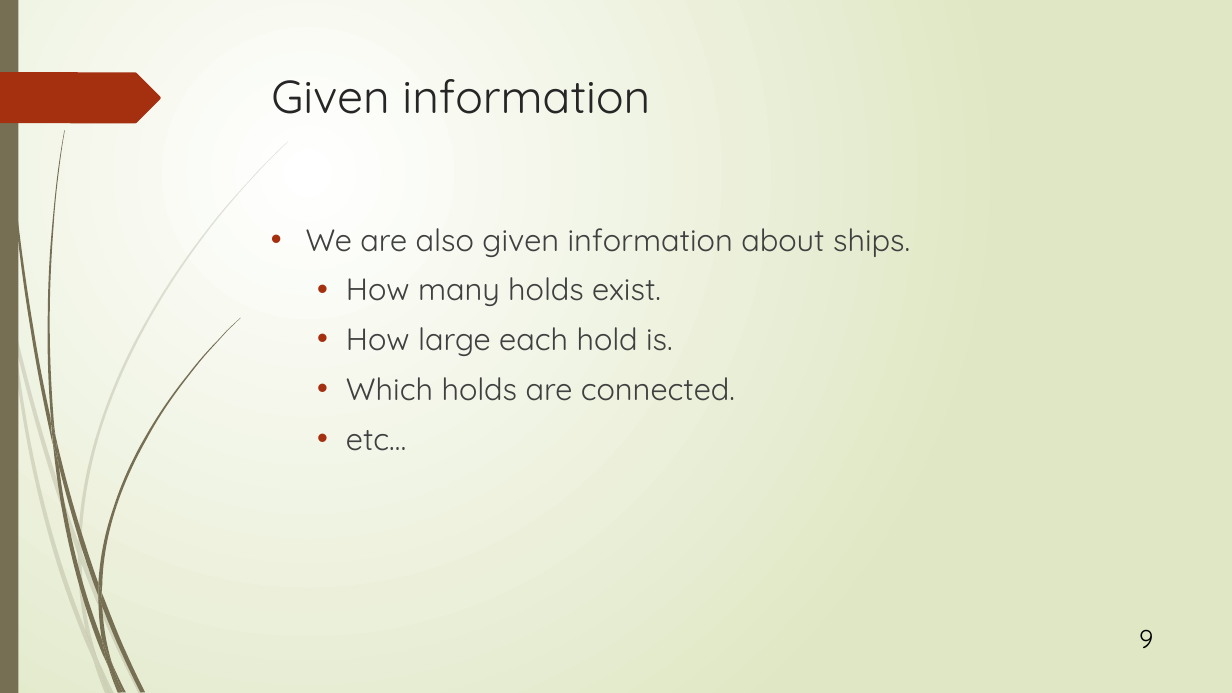
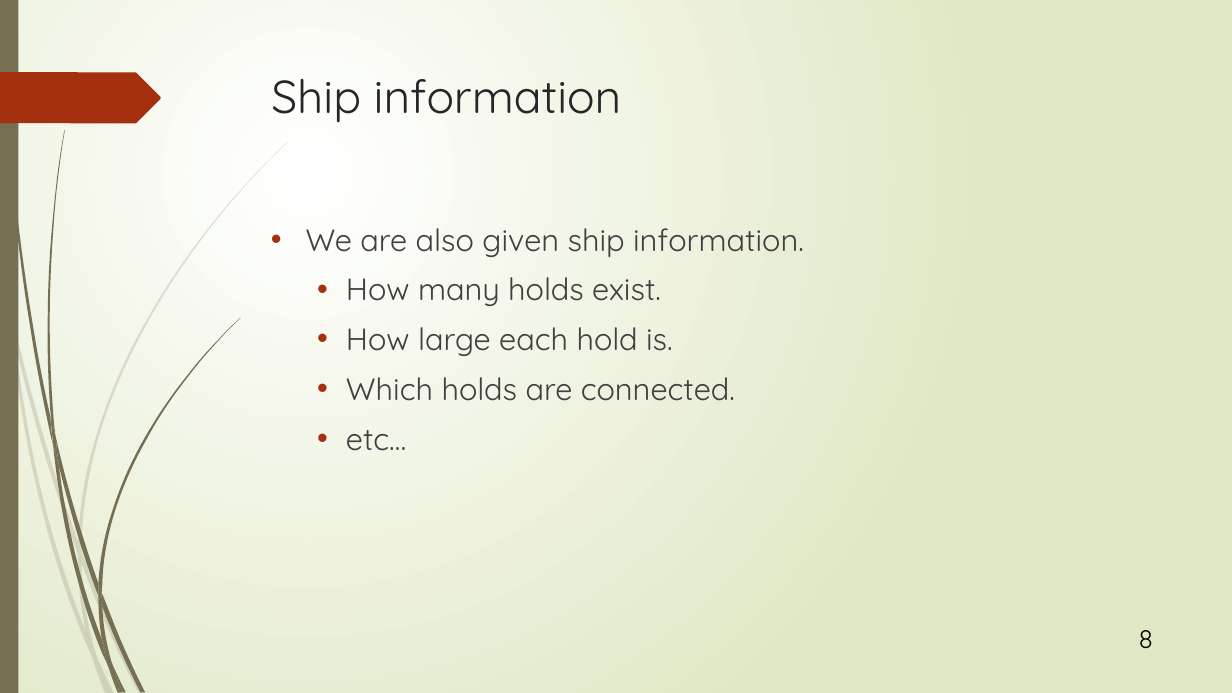
Before and after one commit to r-kurosu/kline_new, a slide deck: slide 8 of 竹田.pptx (slide 9 before the commit). Drawn at 1232x693 pixels with LibreOffice and Linux fonts; fonts in the diff are those of the drawing. Boxes give left, top, right and bottom in pixels: in the first picture for what was removed or moved away, otherwise in the second. Text is boxed around its words. In the diff, an @@ line names an element or a change of style, - is before the commit and + after.

```diff
--- a/竹田.pptx
+++ b/竹田.pptx
@@ title at [271,79,622,123]: text changed @@
-Given information
+Ship information
@@ text at [306,228,804,257]: text changed @@
-• We are also given information about ships.
+• We are also given ship information.
@@ page number at [1139,630,1154,648]: text changed @@
-9
+8
```
Also in this commit, not shown: 26 other slides changed.
